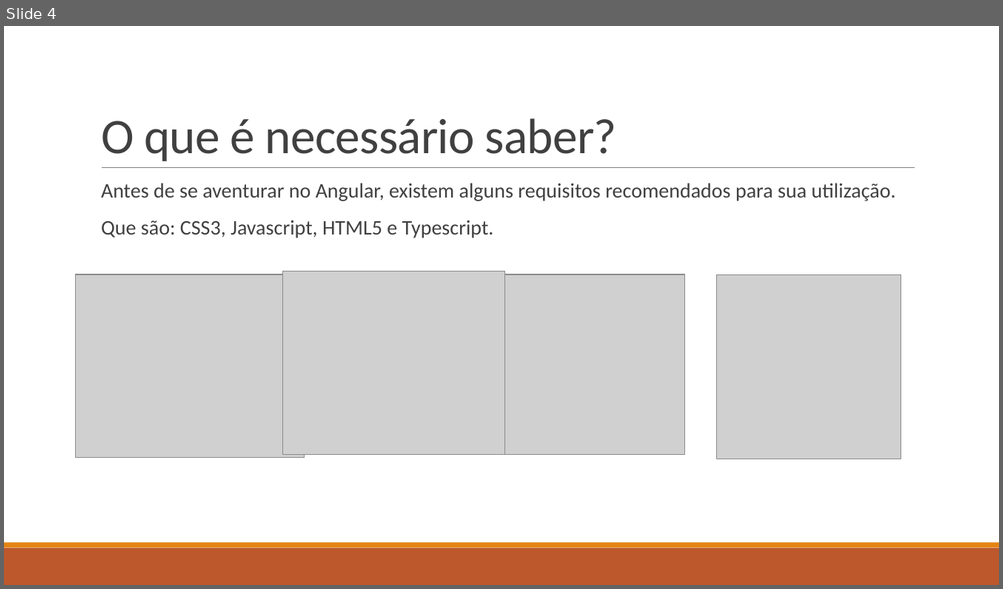
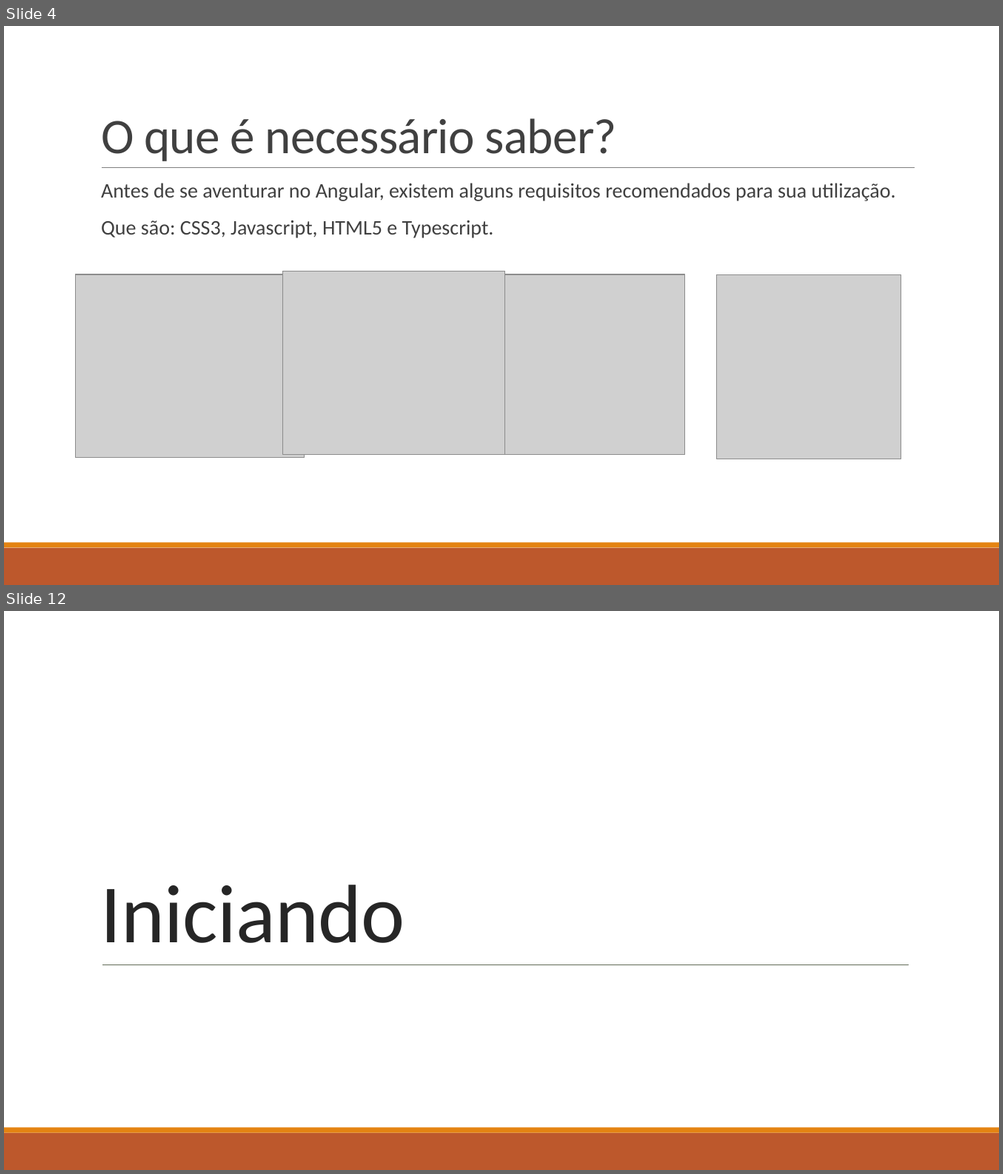
Before and after one commit to juninmd/Curso-Angular-4, a slide deck: Apresentação1.pptx. Shown one above the other, each under a label of ours: slide 4 before the commit, slides 4 and 12 after it; the slides between them are not shown. The pictures are 1003x589 and 1003x1174 pixels, drawn with LibreOffice and Linux fonts; fonts in the diff are those of the drawing; grey boxes stand for pictures; background and template pictures are left out. Boxes give left, top, right and bottom in pixels: in the first picture for what was removed or moved away, otherwise in the second. Text is boxed around its words. In the diff, an @@ line names an element or a change of style, - is before the commit and + after.

```diff
--- a/Apresentação1.pptx
+++ b/Apresentação1.pptx
@@ slide 12 added at <box>4,611,999,1170</box>, background picture (left out) @@
@@ rectangle added at <box>4,611,999,1170</box>, fill #FFFFFF @@
@@ text added at <box>101,885,405,943</box>, 80 pt, text #262626 @@
+Iniciando
@@ line added from (102, 965) to (908, 965), #808080 0.5 pt @@
@@ line added from (102, 965) to (908, 965), #637052 0.5 pt @@
@@ rectangle added at <box>4,1133,999,1170</box>, fill #BD582C @@
@@ rectangle added at <box>4,1128,999,1133</box>, fill #E48312 @@
```
Also in this commit, not shown: 3 slides changed, 6 other slides added, 5 other files.
